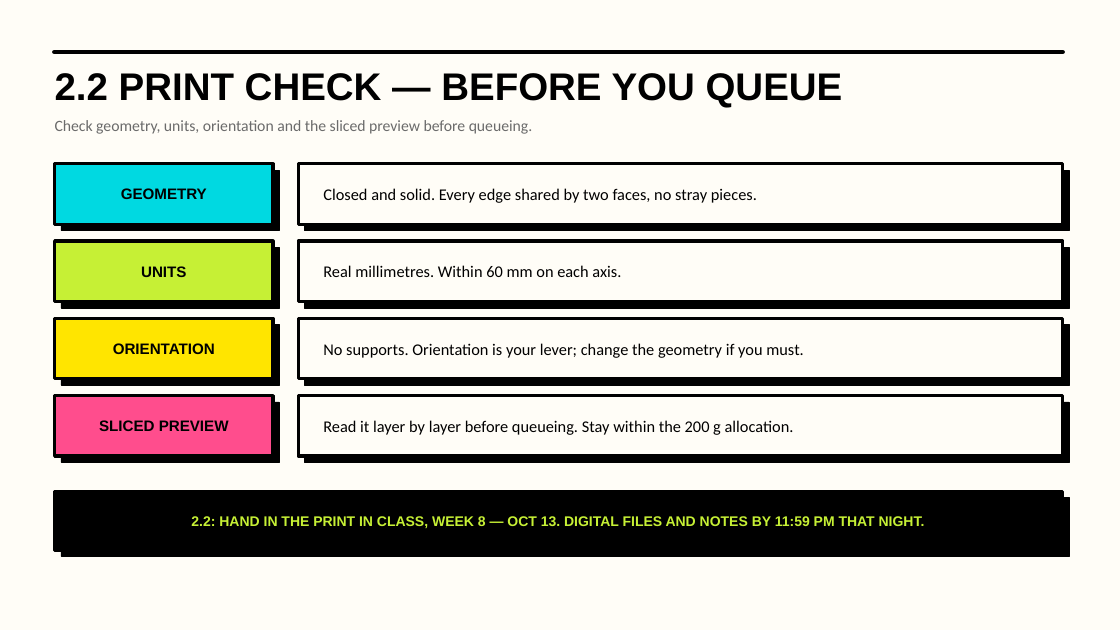
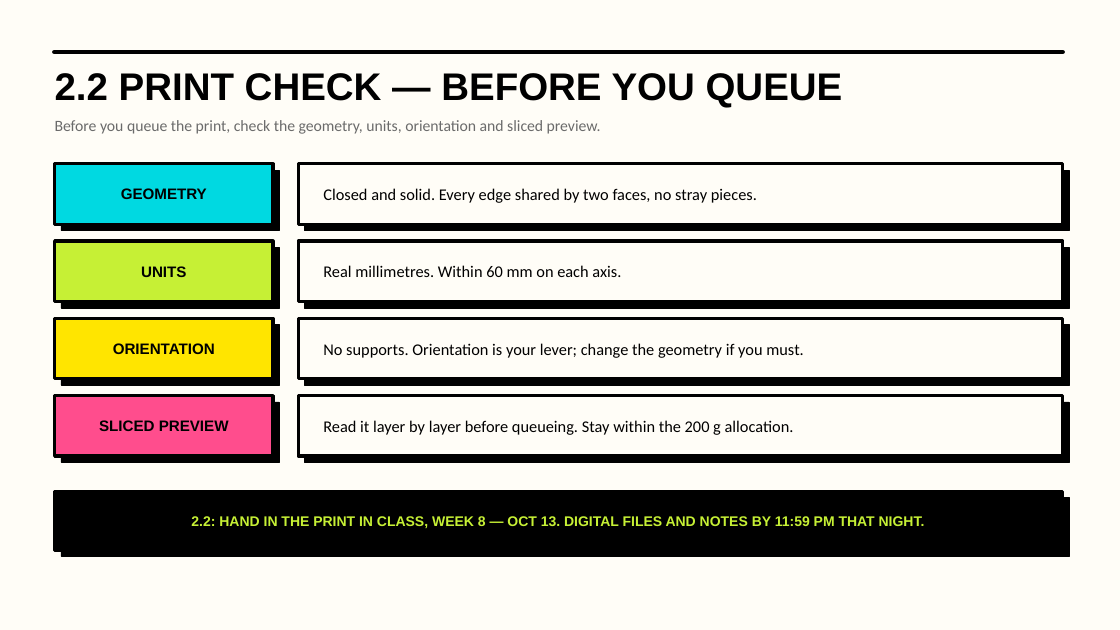
Before and after one commit to luigipacheco/arc3133, a slide deck: slide 13 of slides/ARC3133_Class06.pptx. Drawn at 1120x630 pixels with LibreOffice and Linux fonts; fonts in the diff are those of the drawing. Boxes give left, top, right and bottom in pixels: in the first picture for what was removed or moved away, otherwise in the second. Text is boxed around its words. In the diff, an @@ line names an element or a change of style, - is before the commit and + after.

```diff
--- a/slides/ARC3133_Class06.pptx
+++ b/slides/ARC3133_Class06.pptx
@@ text at [55, 120, 601, 134]: text changed @@
-Check geometry, units, orientation and the sliced preview before queueing.
+Before you queue the print, check the geometry, units, orientation and sliced preview.
```
Also in this commit, not shown: 2 other slides changed, 33 other files.
